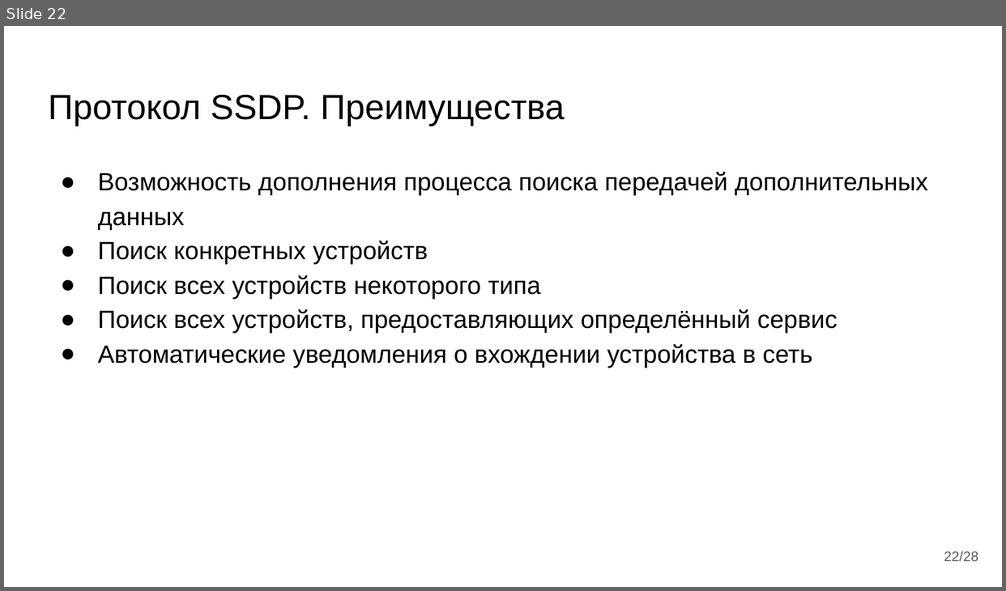
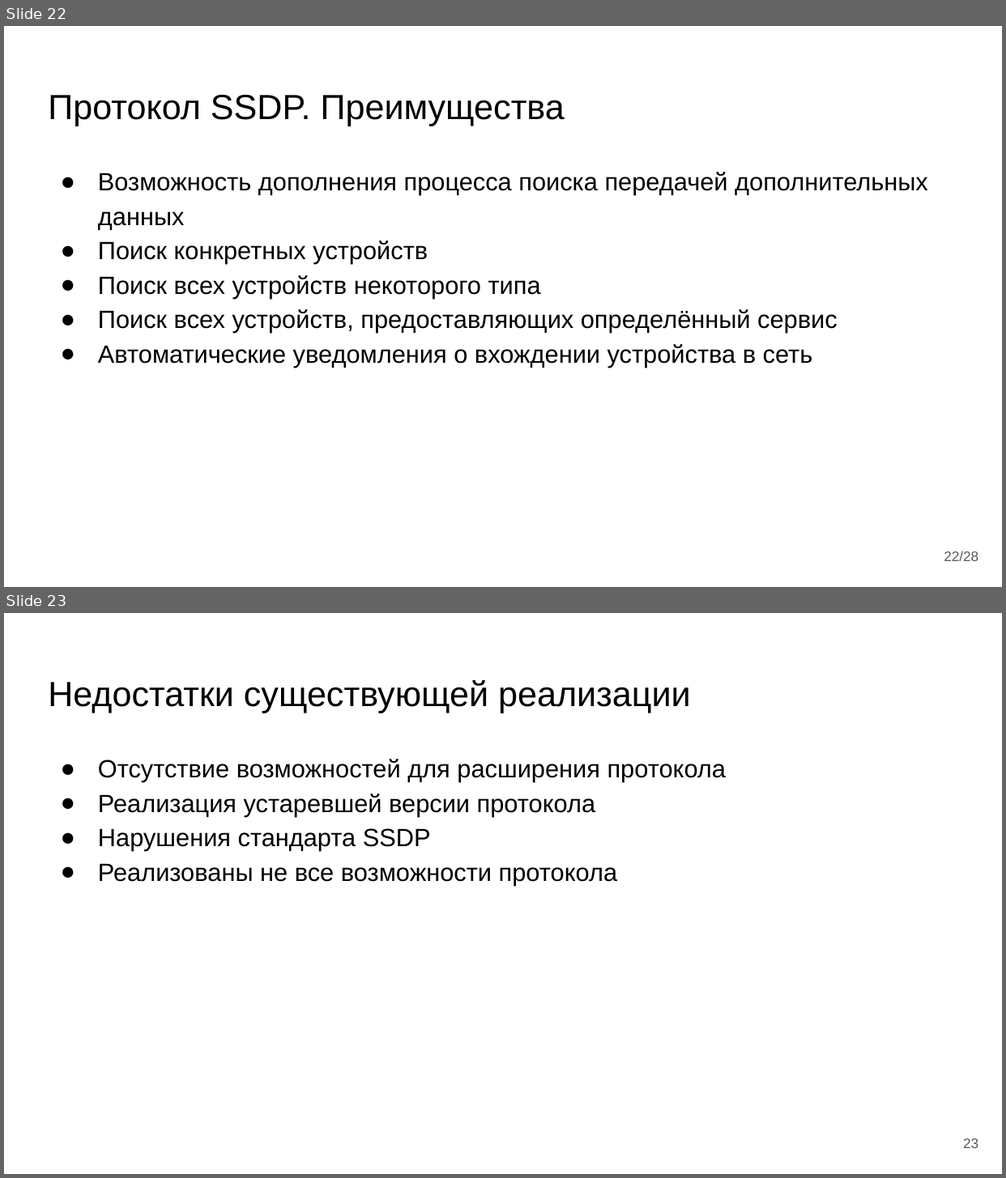
Before and after one commit to almiluk/bachelor_thesis, a slide deck: presentation/ВКР Лукьянов.pptx. Shown one above the other, each under a label of ours: slide 22 before the commit, slides 22 and 23 after it. The pictures are 1006x591 and 1006x1178 pixels, drawn with LibreOffice and Linux fonts; fonts in the diff are those of the drawing. Boxes give left, top, right and bottom in pixels: in the first picture for what was removed or moved away, otherwise in the second. Text is boxed around its words. In the diff, an @@ line names an element or a change of style, - is before the commit and + after.

```diff
--- a/presentation/ВКР Лукьянов.pptx
+++ b/presentation/ВКР Лукьянов.pptx
@@ slide 23 added at (4, 613, 1002, 1174), background #FFFFFF @@
@@ title added at (48, 680, 691, 713), 25.2 pt, text #000000 @@
+Недостатки существующей реализации
@@ text added at (98, 759, 726, 885), 18 pt, text #000000 @@
+● Отсутствие возможностей для расширения протокола
+● Реализация устаревшей версии протокола
+● Нарушения стандарта SSDP
+● Реализованы не все возможности протокола
@@ page number added at (963, 1139, 978, 1148), 10 pt, text #595959 @@
+23
```
Also in this commit, not shown: 15 slides changed, 1 other slide added, 1 other file.
